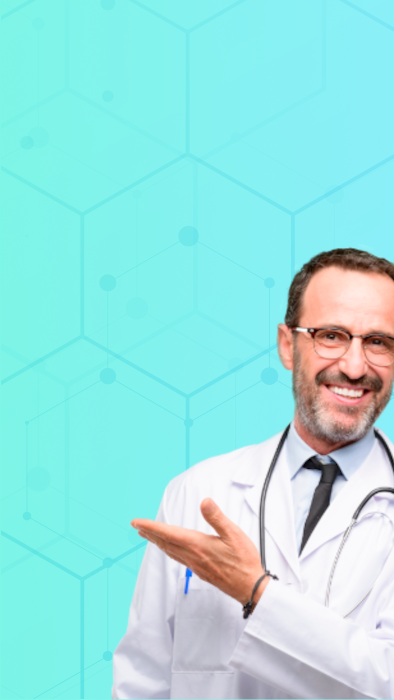
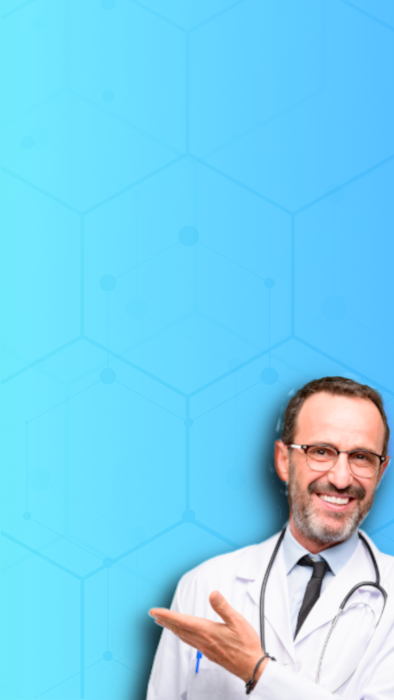
Two versions of the same layered image (394x700). Layer-by-layer changes:
painted on "dr.png" over [91, 243, 394, 700]
"Background": opacity 40% → 24% over [0, 0, 394, 700]
painted on "2" over [0, 0, 394, 700]
